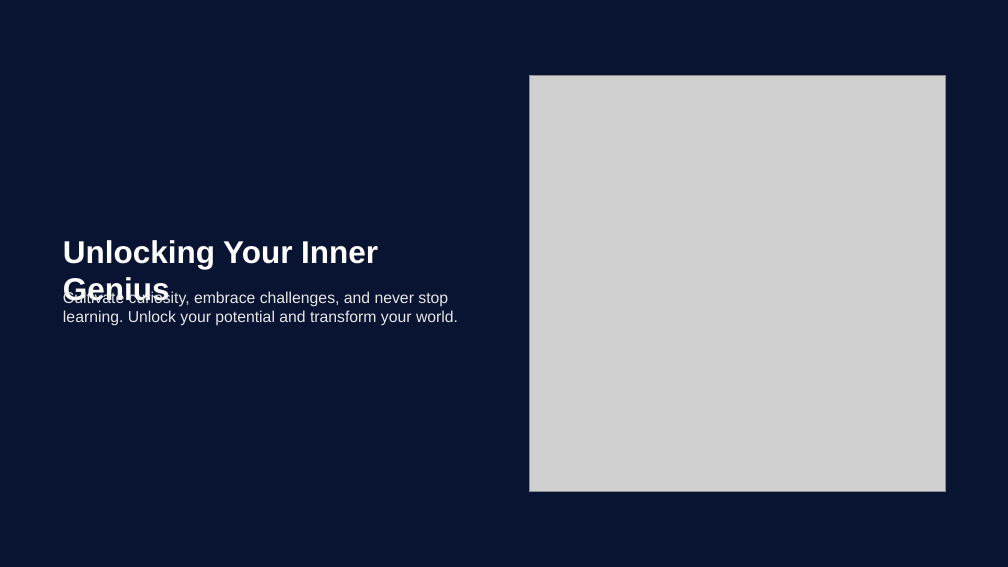
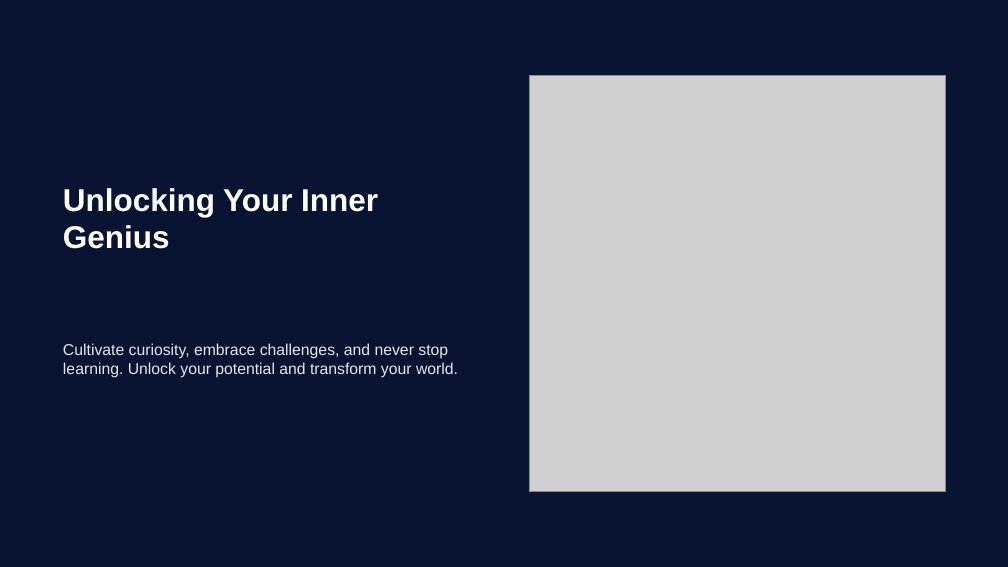
Before and after one commit to tejus05/deck-genie-v3, a slide deck: slide 8 of backend/data/0ef2e0f5-d61a-4687-a0ce-69b4c3fd9ec6/Exploring_the_Concept_of_Genius.pptx. Drawn at 1008x567 pixels with LibreOffice and Linux fonts; fonts in the diff are those of the drawing; grey boxes stand for pictures. Boxes give left, top, right and bottom in pixels: in the first picture for what was removed or moved away, otherwise in the second. Text is boxed around its words. In the diff, an @@ line names an element or a change of style, - is before the commit and + after.

```diff
--- a/backend/data/0ef2e0f5-d61a-4687-a0ce-69b4c3fd9ec6/Exploring_the_Concept_of_Genius.pptx
+++ b/backend/data/0ef2e0f5-d61a-4687-a0ce-69b4c3fd9ec6/Exploring_the_Concept_of_Genius.pptx
@@ text "Unlocking Your Inner Genius": place and size @@
-text "Unlocking Your Inner Genius" at [63, 240, 378, 303]
+text "Unlocking Your Inner Genius" at [63, 188, 378, 249]
@@ text "Cultivate curiosity, embrace challenges, and ...": place and size @@
-text "Cultivate curiosity, embrace challenges, and ..." at [63, 291, 458, 326]
+text "Cultivate curiosity, embrace challenges, and ..." at [63, 343, 458, 378]
```
Also in this commit, not shown: 1 other slide changed, 1 other file.
